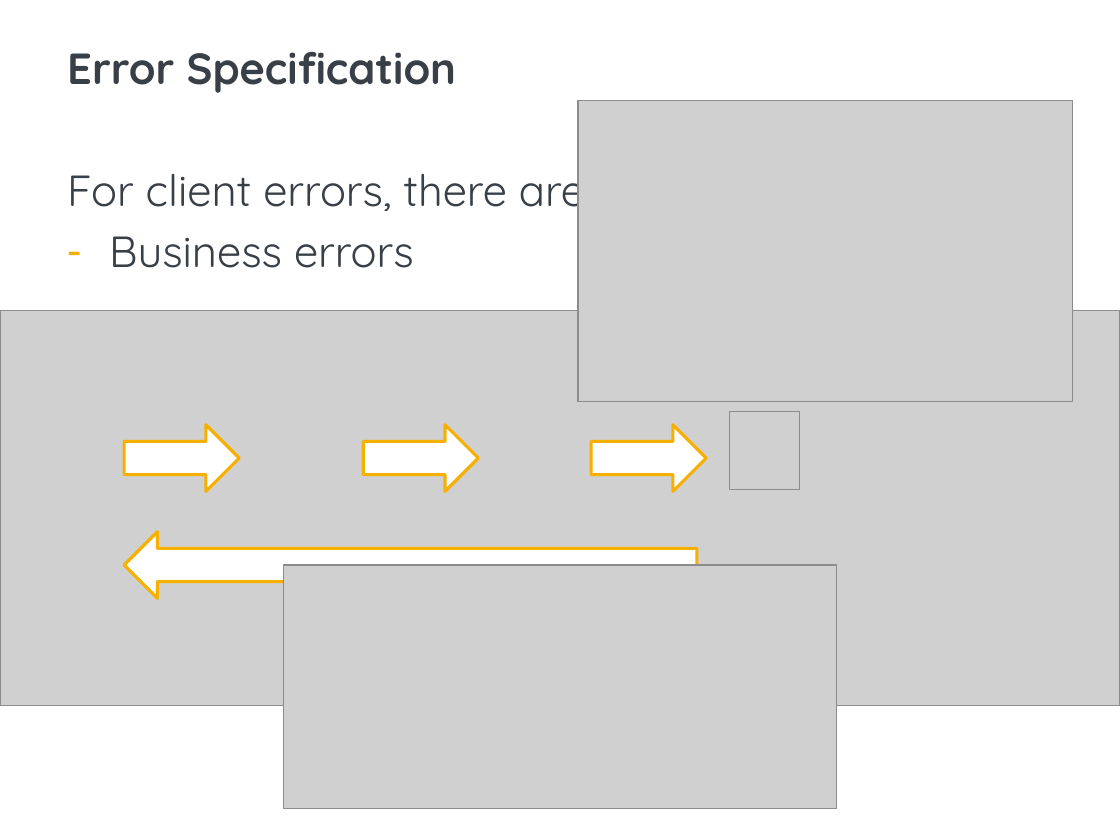
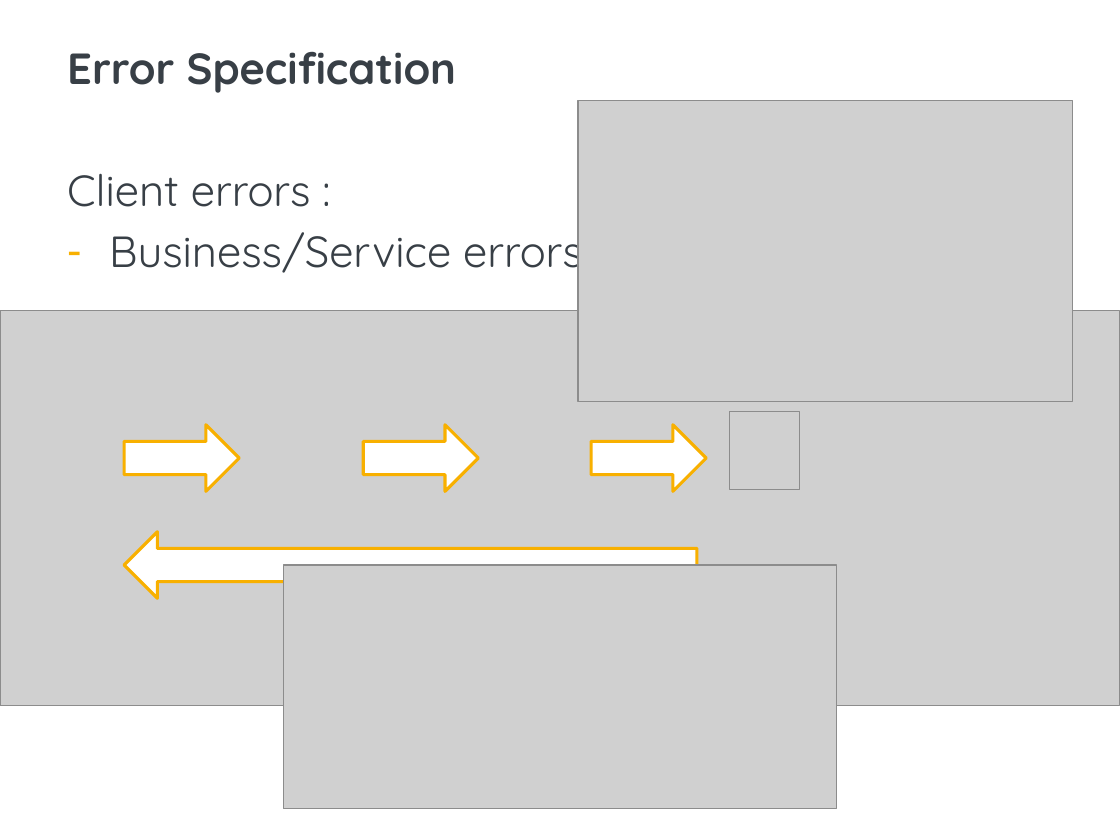
Before and after one commit to BlueInt32/prez_error_handling, a slide deck: slide 15 of Error Handling presentation.pptx. Drawn at 1120x840 pixels with LibreOffice and Linux fonts; fonts in the diff are those of the drawing; grey boxes stand for pictures; background and template pictures are left out. Boxes give left, top, right and bottom in pixels: in the first picture for what was removed or moved away, otherwise in the second. Text is boxed around its words. In the diff, an @@ line names an element or a change of style, - is before the commit and + after.

```diff
--- a/Error Handling presentation.pptx
+++ b/Error Handling presentation.pptx
@@ text at (x1=67, y1=174, x2=583, y2=279): text changed @@
-For client errors, there are two cases
-– Business errors
+Client errors :
+– Business/Service errors
```
Also in this commit, not shown: 3 other slides changed, 4 slides added, 1 slide removed, 1 other file.
